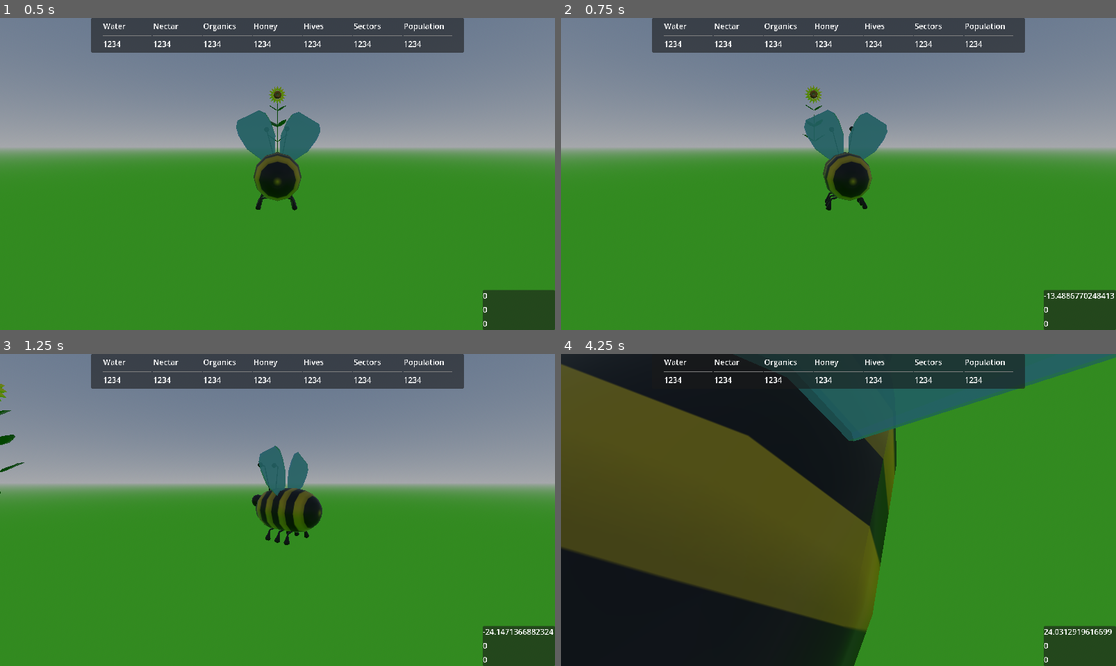
Above: before the commit, frames 1-4 (two rows, left to right).
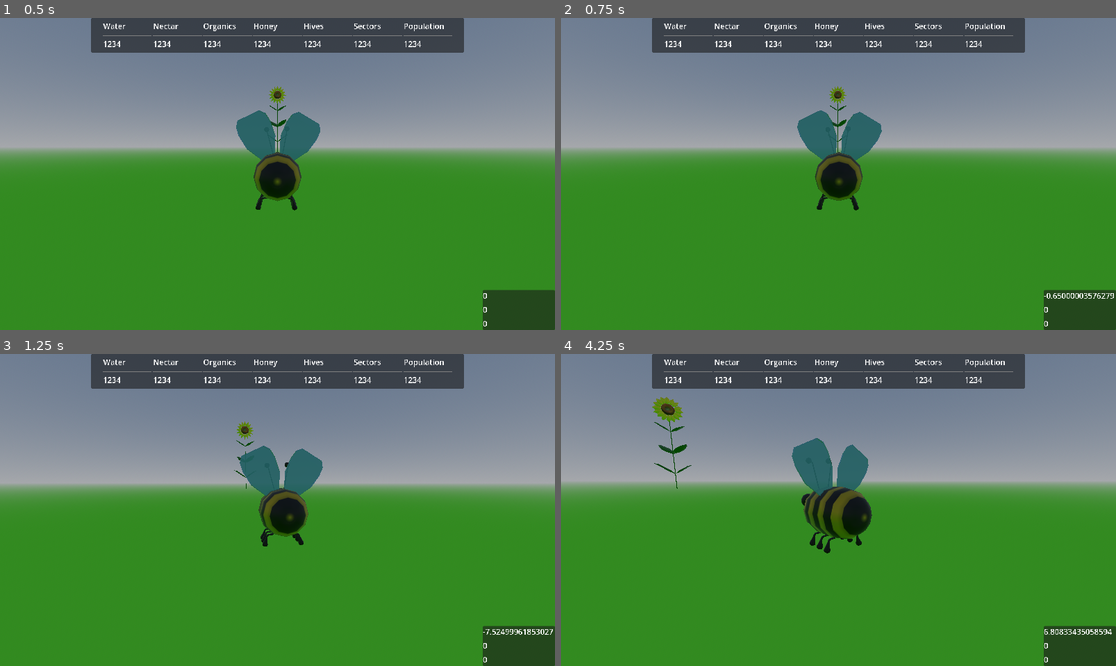
Above: after the commit, the same moments.

Repository: chocolandTV/bee-hiverimps
Game: Godot game, scene res://scenes/_game/game.tscn
The game is run twice, just before and just after one commit, with the same random seed, the same clock (stepped at 60 frames per second) and the same inputs.
Inputs (mouse positions are in pixels of both pictures, inside the frame that each line leads up to):
- Up to frame 1 (0.5 s): no input
- Up to frame 2 (0.75 s): tap Enter at 0.5 s; move the mouse to (960, 158) at 0.52 s; hold D (move_right) from 0.53 s (still down); hold Right mouse button (right_click) from 0.53 s (still down); click (960, 158) at 0.67 s
- Up to frame 3 (1.25 s): keep holding D (move_right); keep holding Right mouse button (right_click)
- Up to frame 4 (4.25 s): release D (move_right) at 1.25 s; release Right mouse button (right_click) at 1.25 s; drag from (727, 525) to (810, 572) at 1.27 s; move the mouse to (894, 441) at 2.02 s; hold D (move_right) 2.03-2.75 s; hold Right mouse button (right_click) 2.03-2.75 s; drag from (810, 572) to (672, 463) at 2.77 s; move the mouse to (1005, 556) at 3.52 s; hold A (move_left) from 3.53 s (still down); hold Right mouse button (right_click) from 3.53 s (still down)

Frame 1 is identical in both runs. In frame 2, 2.0% of the frame differs, in the area x 42-100%, y 21-90%; in frame 3, 2.5%; in frame 4, 75%, in the area x 0-100%, y 0-100%.

Commit message:
finish player_movement

Diff:
--- a/scenes/_game/game.tscn
+++ b/scenes/_game/game.tscn
@@ -28,6 +28,7 @@
 transform = Transform3D(-4.37114e-08, 0, 1, 0, 1, 0, -1, 0, -4.37114e-08, 0, 0, 42.2278)
 
 [node name="Player" parent="." instance=ExtResource("2_5dbd4")]
+fly_speed = 0.3
 mouse_sensitivity = Vector2(0.345, 0.37)
 
 [node name="Camera3D" parent="." node_paths=PackedStringArray("player") instance=ExtResource("3_qhusv")]
--- a/scenes/characters/bee_player.gd
+++ b/scenes/characters/bee_player.gd
@@ -6,6 +6,7 @@
 
 # For smoother controller/mouse movement
 @export var acceleration := 3.5
+@export var acceleeration_damping := 0.5
 @export var fraction : GAME_FRACTION.CLASS
 # Mouse sensitivity for look around
 @export var mouse_sensitivity := Vector2(0.1, 0.1)
@@ -15,15 +16,15 @@
 var current_acceleration :float = 0.0
 
 var camera : Camera3D
-var body_velocity : Vector3
-var is_boosting : bool =false
+var move_direction : Vector3
+
 ######### mouse data
 var last_mouse_relative : Vector2
 ## get difference from mouse motion
 var mouse_relative : Vector2
 var fly_relative : float
 #### Directions
-var move_direction : Vector2
+var input_direction : Vector2
 var look_direction : Vector2
 var fly_direction : float = 0.0
 
@@ -32,7 +33,7 @@
     pass
 
 func _input(event):
-    move_direction = Input.get_vector("move_right", "move_left", "move_backward", "move_forward")
+    input_direction = Input.get_vector("move_right", "move_left", "move_backward", "move_forward")
     if event.is_action_pressed("move_up"):
         fly_relative = 1
     if event.is_action_released("move_up"):
@@ -53,9 +54,11 @@
         last_mouse_relative = mouse_relative
 
 func _physics_process(_delta):
-    current_acceleration  = move_toward(current_acceleration, acceleration, _delta)
+    if input_direction.length() !=0 or fly_relative != 0:
+        current_acceleration  = move_toward(current_acceleration, acceleration,  acceleeration_damping * _delta)
+    else:
+        current_acceleration  = move_toward(current_acceleration, 0, acceleeration_damping *  _delta)
 
-    body_velocity = Vector3(move_direction.x * 0.75,fly_relative, move_direction.y)
-    velocity = lerp(velocity, body_velocity * speed, acceleration* _delta) #   3.5 * 0.001
-    #body_velocity= move_toward(0, acceleration, _delta)
+    move_direction = Vector3(input_direction.x * STRAFE_DAMPING,fly_relative, input_direction.y)
+    velocity = velocity.move_toward(move_direction* speed, current_acceleration)
     move_and_slide()
